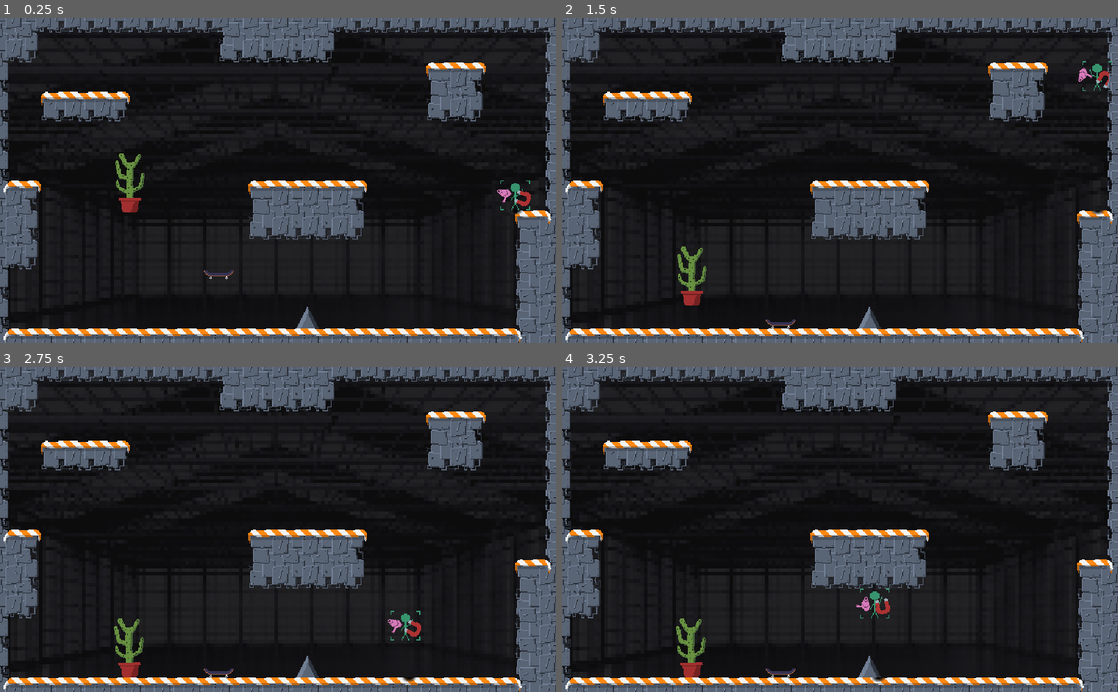
Above: before the commit, frames 1-4 (two rows, left to right).
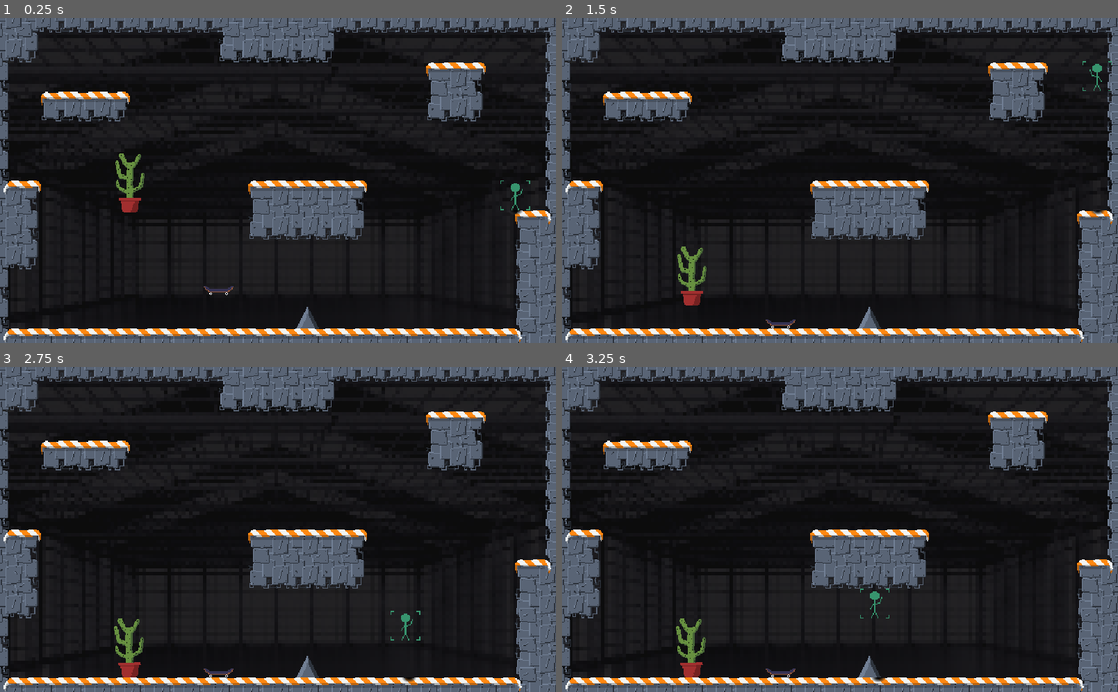
Above: after the commit, the same moments.

Repository: SanderVanhove/GDWJ-31
Game: Godot game, scene res://game.tscn
The game is run twice, just before and just after one commit, with the same random seed, the same clock (stepped at 60 frames per second) and the same inputs.
Inputs (mouse positions are in pixels of both pictures, inside the frame that each line leads up to):
- Up to frame 1 (0.25 s): no input
- Up to frame 2 (1.5 s): move the mouse to (812, 245) at 0.52 s; hold Right (ui_right) from 0.53 s (still down); tap Up (ui_up) at 0.77 s; move the mouse to (1006, 229) at 1.27 s
- Up to frame 3 (2.75 s): tap Up (ui_up) at 1.52 s; move the mouse to (111, 480) at 2.02 s; release Right (ui_right) at 2.03 s; hold Left (ui_left) from 2.03 s (still down)
- Up to frame 4 (3.25 s): keep holding Left (ui_left); move the mouse to (867, 529) at 2.77 s; tap Up (ui_up) at 3.02 s

The runs differ from the first frame. In frame 1, 0.2% of the frame differs, in the area x 36-96%, y 52-86%; in frame 2, 0.1%; in frame 3, 0.1%; in frame 4, 0.1%.

Commit message:
Make skateboard move

Diff:
--- a/Game Jam Game/project.godot
+++ b/Game Jam Game/project.godot
@@ -8,9 +8,14 @@
 
 config_version=4
 
-_global_script_classes=[  ]
+_global_script_classes=[ {
+"base": "KinematicBody2D",
+"class": "Player",
+"language": "GDScript",
+"path": "res://scripts/player.gd"
+} ]
 _global_script_class_icons={
-
+"Player": ""
 }
 
 [application]
--- a/Game Jam Game/scenes/player.tscn
+++ b/Game Jam Game/scenes/player.tscn
@@ -22,9 +22,11 @@
 shape = SubResource( 1 )
 
 [node name="hairdryer" parent="." instance=ExtResource( 3 )]
+visible = false
 position = Vector2( -13.0097, 0.372025 )
 
 [node name="magnet" parent="." instance=ExtResource( 4 )]
+visible = false
 position = Vector2( 8.39597, 3.2542 )
 
 [node name="RayCast2D" type="RayCast2D" parent="."]
--- a/Game Jam Game/scenes/skateboard.tscn
+++ b/Game Jam Game/scenes/skateboard.tscn
@@ -1,11 +1,21 @@
-[gd_scene load_steps=2 format=2]
+[gd_scene load_steps=3 format=2]
 
 [ext_resource path="res://assets/skateboard.png" type="Texture" id=1]
+[ext_resource path="res://scripts/skateboard.gd" type="Script" id=2]
 
-[node name="skateboard" type="RigidBody2D"]
+[node name="skateboard" type="KinematicBody2D"]
+script = ExtResource( 2 )
 
 [node name="Sprite" type="Sprite" parent="."]
 texture = ExtResource( 1 )
 
 [node name="CollisionPolygon2D" type="CollisionPolygon2D" parent="."]
 polygon = PoolVector2Array( -15.9742, -1.97861, -13.0712, -1.97861, -10.1214, 1.06483, 9.96528, 1.01801, 13.0555, -1.88 …(198 unchanged characters)…
+
+[node name="Area2D" type="Area2D" parent="."]
+
+[node name="CollisionPolygon2D" type="CollisionPolygon2D" parent="Area2D"]
+position = Vector2( 3.1839, -0.889626 )
+scale = Vector2( 1.3, 1.3 )
+polygon = PoolVector2Array( -9.26233, -0.657602, 4.3161, -0.621586, 5.39661, 2.33181, -10.4149, 2.36783 )
+[connection signal="body_entered" from="Area2D" to="." method="_on_Area2D_body_entered"]
--- a/Game Jam Game/scripts/player.gd
+++ b/Game Jam Game/scripts/player.gd
@@ -1,4 +1,5 @@
 extends KinematicBody2D
+class_name Player
 
 # in case you forgot what up is
 const UP = Vector2(0, -1)
@@ -31,6 +32,9 @@
 # state machine
 var state = states.REGULAR
 
+# direction the player is facing
+var direction = 1
+
 func _ready():
 	starting_position = position
 
@@ -60,7 +64,10 @@
 
 	# changing position
 	velocity.x = clamp(velocity.x, -max_speed, max_speed)
+
+	direction = -1 if velocity.x < 0 else 1
 	_sprite.flip_h = velocity.x > 0
+
 	velocity = move_and_slide(velocity, UP)
 
 	position_drop_shadow()
--- /dev/null
+++ b/Game Jam Game/scripts/skateboard.gd
@@ -0,0 +1,27 @@
+extends KinematicBody2D
+
+const GRAVITY: float = 10.0
+const FRICTION: float = 0.01
+const MAX_SPEED: float = 200.0
+const MIN_SPEED: float = 50.0
+
+var velocity: Vector2 = Vector2.ZERO
+
+func _physics_process(delta) -> void:
+	velocity.y += GRAVITY
+
+	# changing position
+	velocity.x = clamp(velocity.x, -MAX_SPEED, MAX_SPEED)
+
+	velocity = move_and_slide(velocity)
+
+	velocity.x = lerp(velocity.x, 0, FRICTION)
+
+
+func _on_Area2D_body_entered(body: Node) -> void:
+	if body as Player:
+		if abs(body.velocity.x) > abs(velocity.x):
+			velocity.x = body.velocity.x
+		else:
+			velocity.x = MIN_SPEED * body.direction
+			print(velocity.x, body.direction)
